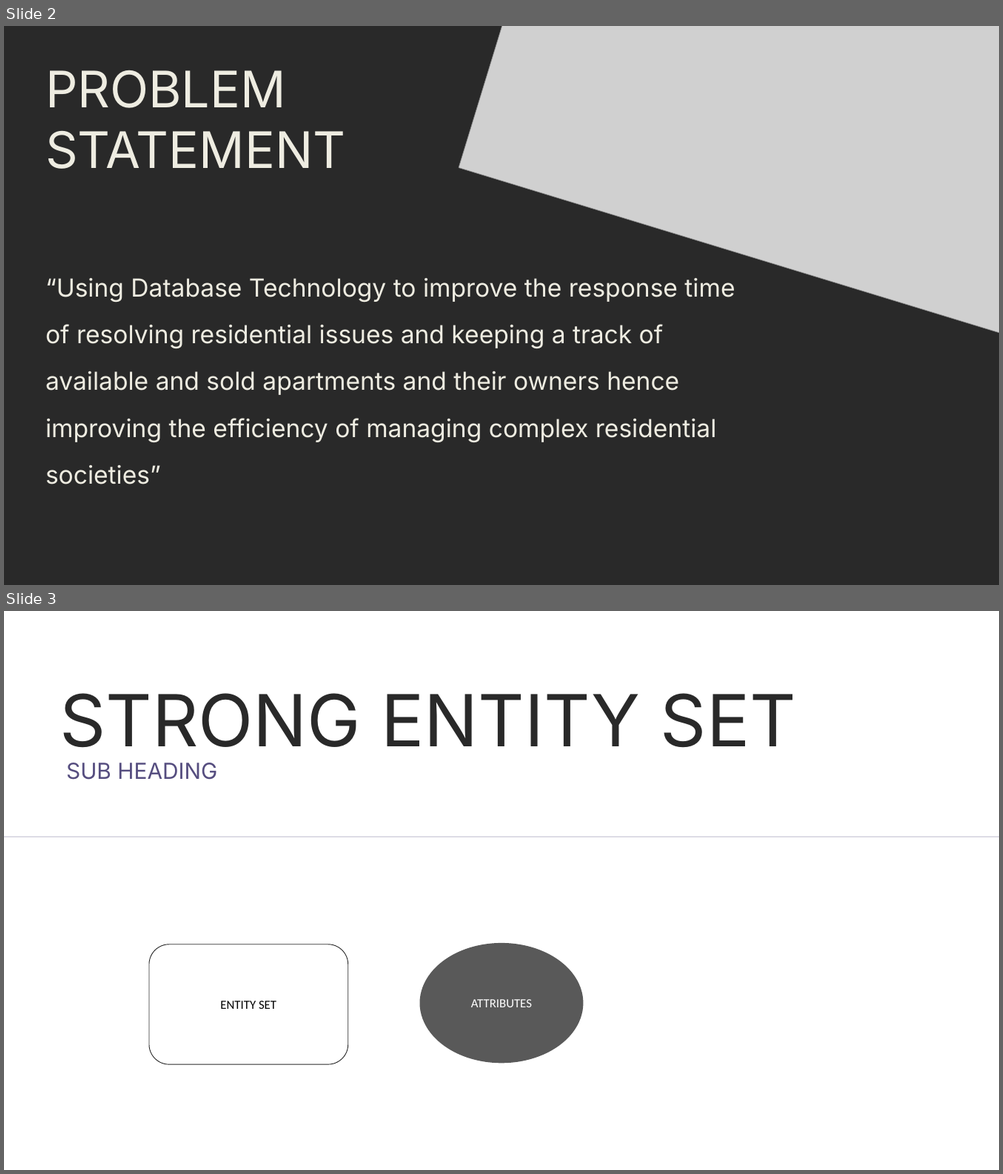
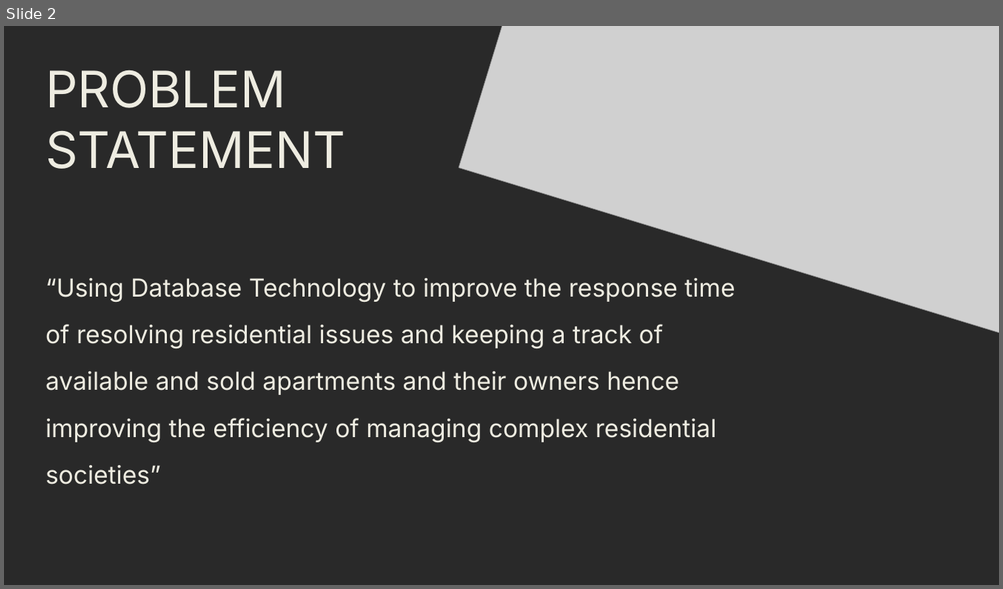
Before and after one commit to senpaipaji/se-datbase-casestudy-mysql, a slide deck: PowerPoint.pptx. Shown one above the other, each under a label of ours: slides 2 and 3 before the commit, slide 2 after it. The pictures are 1003x1174 and 1003x589 pixels, drawn with LibreOffice and Linux fonts; fonts in the diff are those of the drawing; grey boxes stand for pictures. Boxes give left, top, right and bottom in pixels: in the first picture for what was removed or moved away, otherwise in the second. Text is boxed around its words. In the diff, an @@ line names an element or a change of style, - is before the commit and + after.

```diff
--- a/PowerPoint.pptx
+++ b/PowerPoint.pptx
@@ slide 3 removed at box(4, 611, 999, 1170), background #FFFFFF @@
@@ text removed at box(60, 693, 796, 748) @@
-STRONG ENTITY SET
@@ text removed at box(66, 763, 217, 780) @@
-SUB HEADING
@@ line removed from (4, 837) to (999, 837) @@
@@ ellipse removed at box(420, 943, 583, 1064) @@
-ATTRIBUTES
@@ rounded rectangle removed at box(149, 945, 348, 1065) @@
-ENTITY SET
```
Also in this commit, not shown: 2 slides added, 4 other slides removed, 11 other files.
